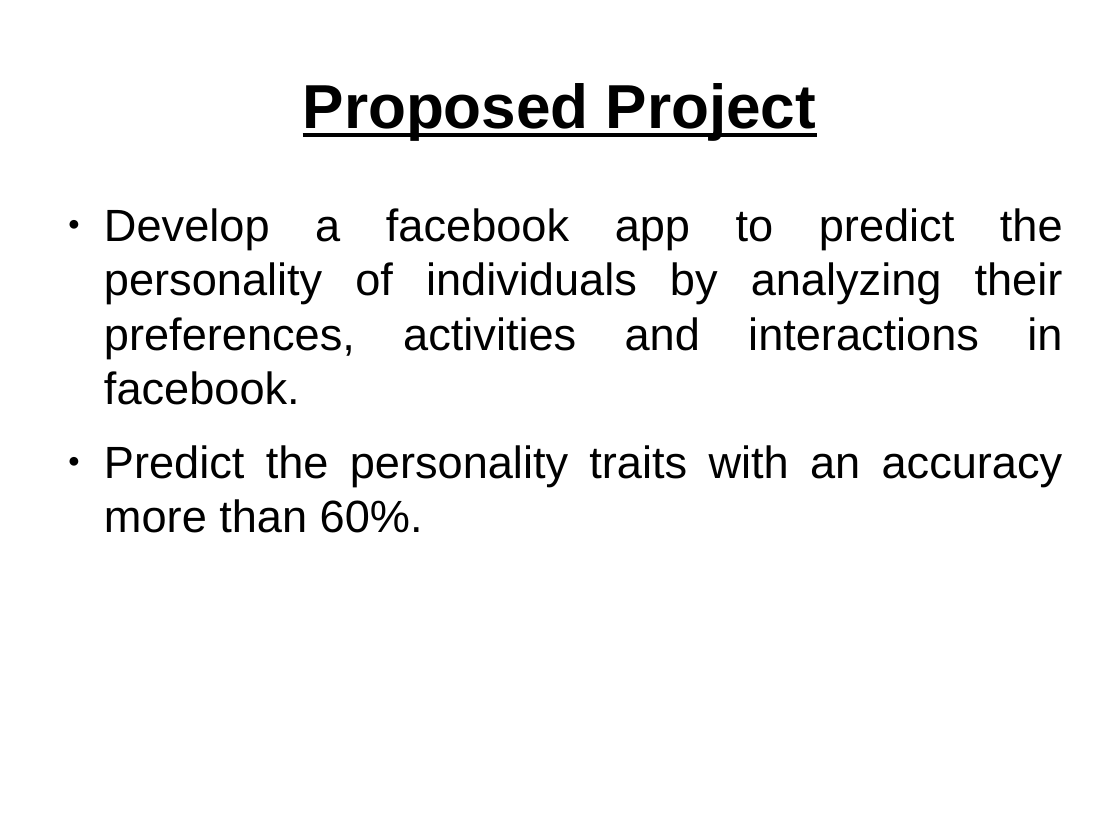
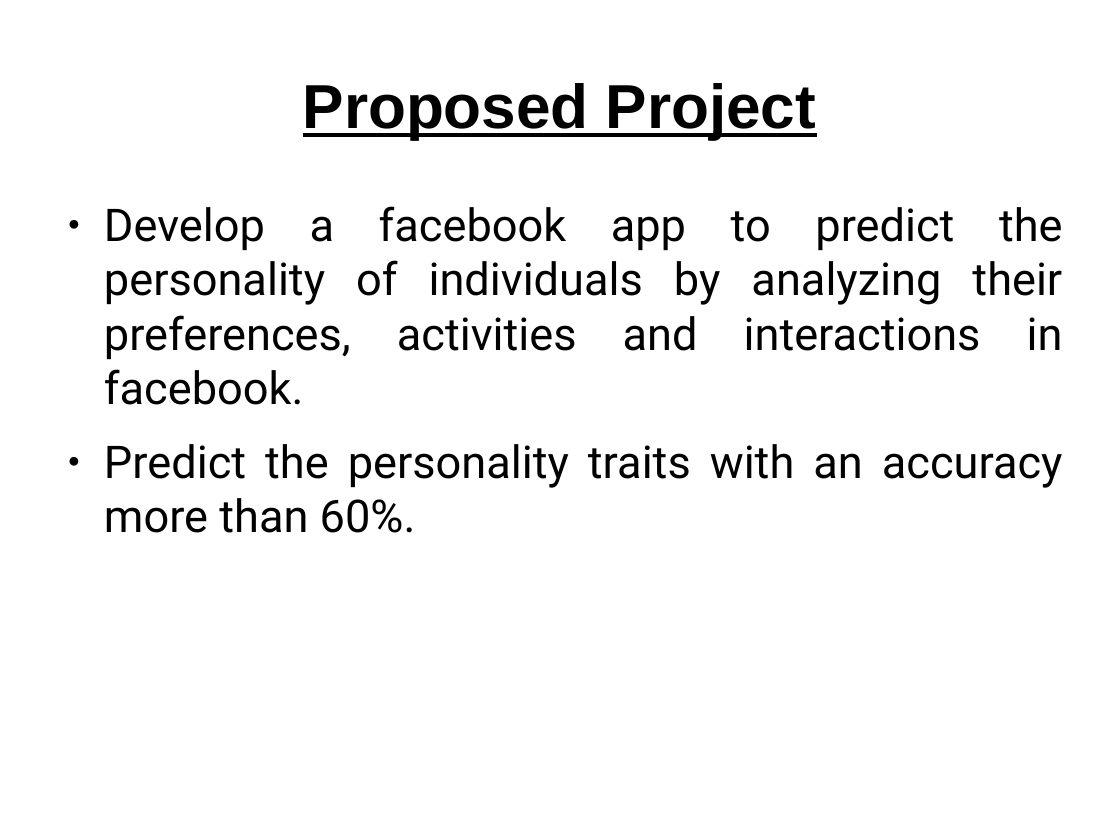
Before and after one commit to niyasc/Personality-Prediction-using-facebook-profile, a slide deck: slide 5 of Presentations/first.odp. Drawn at 1120x840 pixels with LibreOffice and Linux fonts; fonts in the diff are those of the drawing. Boxes give left, top, right and bottom in pixels: in the first picture for what was removed or moved away, otherwise in the second. Text is boxed around its words. In the diff, an @@ line names an element or a change of style, - is before the commit and + after.

```diff
--- a/Presentations/first.odp
+++ b/Presentations/first.odp
@@ text "Develop a facebook app to ..." at [104,206,1063,533]: font Arial to Roboto @@
```
Also in this commit, not shown: 4 other slides changed, 24 other files.
